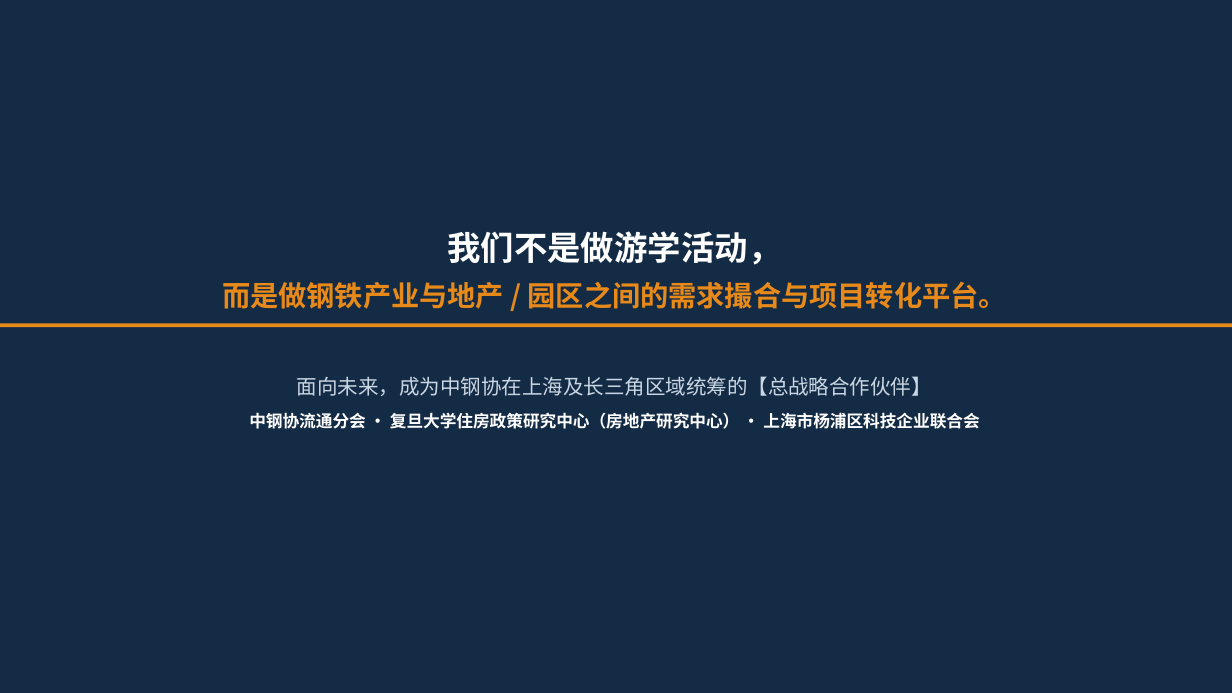
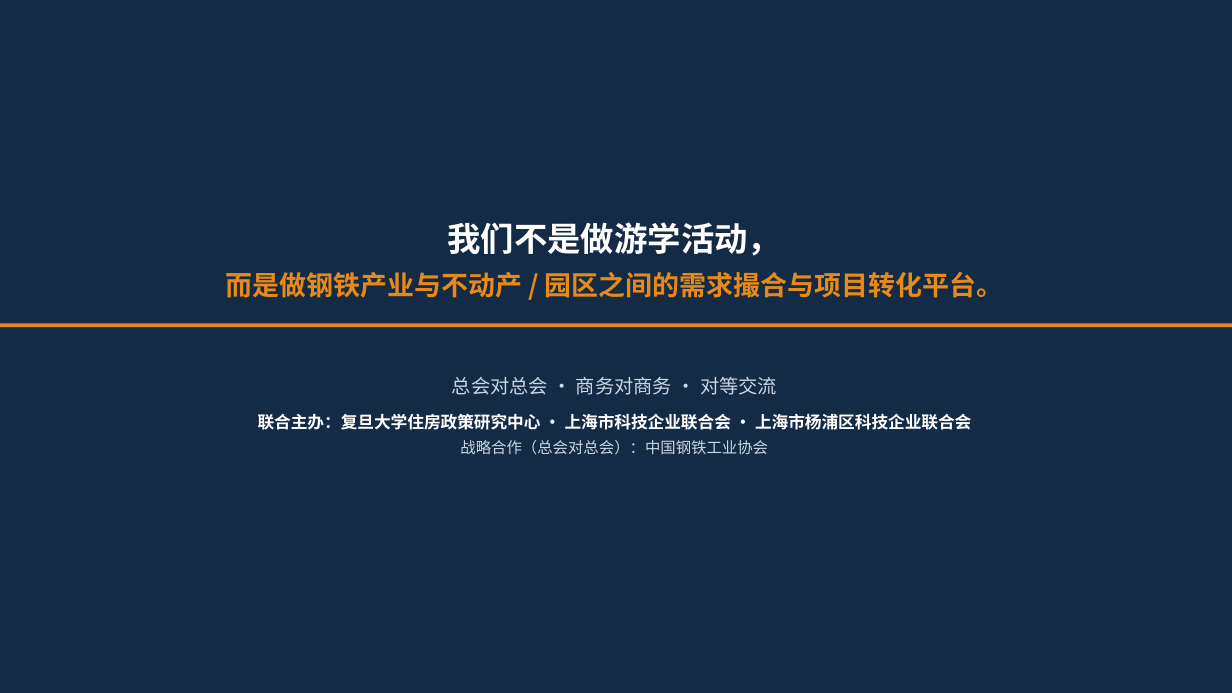
Before and after one commit to hujigang2010-maker/AIDEN, a slide deck: slide 16 of output/中钢协_上海长三角产业研学考察计划与合作框架.pptx (slide 12 before the commit). Drawn at 1232x693 pixels with LibreOffice and Linux fonts; fonts in the diff are those of the drawing. Boxes give left, top, right and bottom in pixels: in the first picture for what was removed or moved away, otherwise in the second. Text is boxed around its words. In the diff, an @@ line names an element or a change of style, - is before the commit and + after.

```diff
--- a/output/中钢协_上海长三角产业研学考察计划与合作框架.pptx
+++ b/output/中钢协_上海长三角产业研学考察计划与合作框架.pptx
@@ text "我们不是做游学活动，": place and size @@
-text "我们不是做游学活动，" at (222,231,1007,309)
+text "我们不是做游学活动，" at (226,222,1003,298)
@@ text at (226,272,1003,298): text changed; size 22 to 21 pt @@
-而是做钢铁产业与地产 / 园区之间的需求撮合与项目转化平台。
+而是做钢铁产业与不动产 / 园区之间的需求撮合与项目转化平台。
@@ text at (258,377,971,455): text changed @@
-面向未来，成为中钢协在上海及长三角区域统筹的【总战略合作伙伴】
-中钢协流通分会 · 复旦大学住房政策研究中心（房地产研究中心） · 上海市杨浦区科技企业联合会
+总会对总会 · 商务对商务 · 对等交流
+联合主办：复旦大学住房政策研究中心 · 上海市科技企业联合会 · 上海市杨浦区科技企业联合会
+战略合作（总会对总会）：中国钢铁工业协会
```
Also in this commit, not shown: 7 other slides changed, 8 slides added, 4 slides removed, 5 other files.
